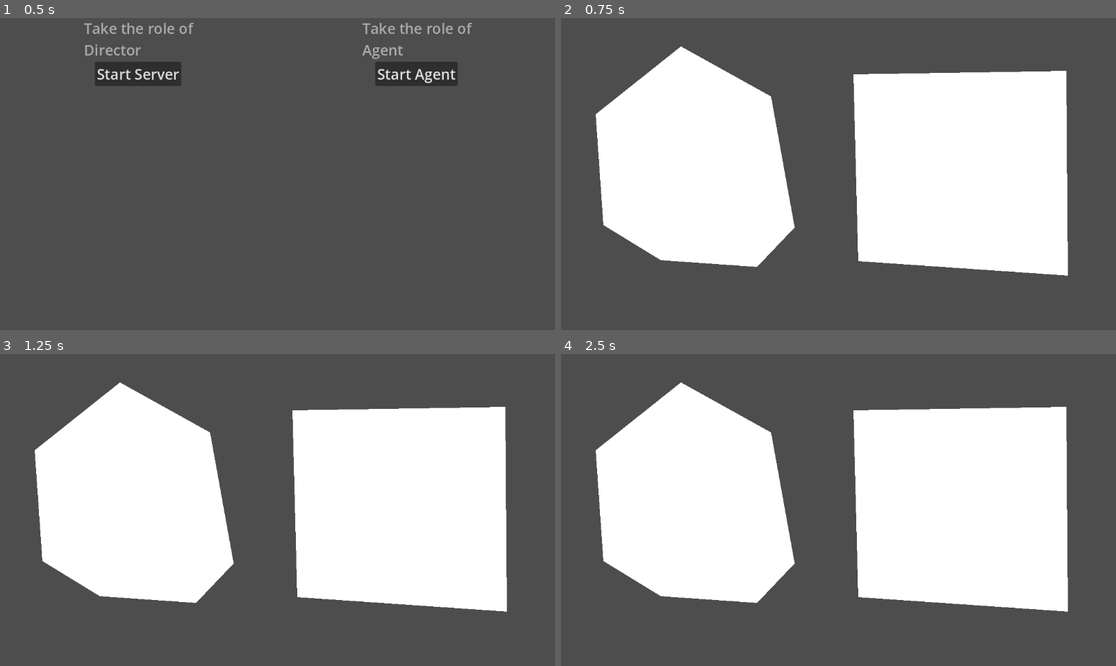
Above: before the commit, frames 1-4 (two rows, left to right).
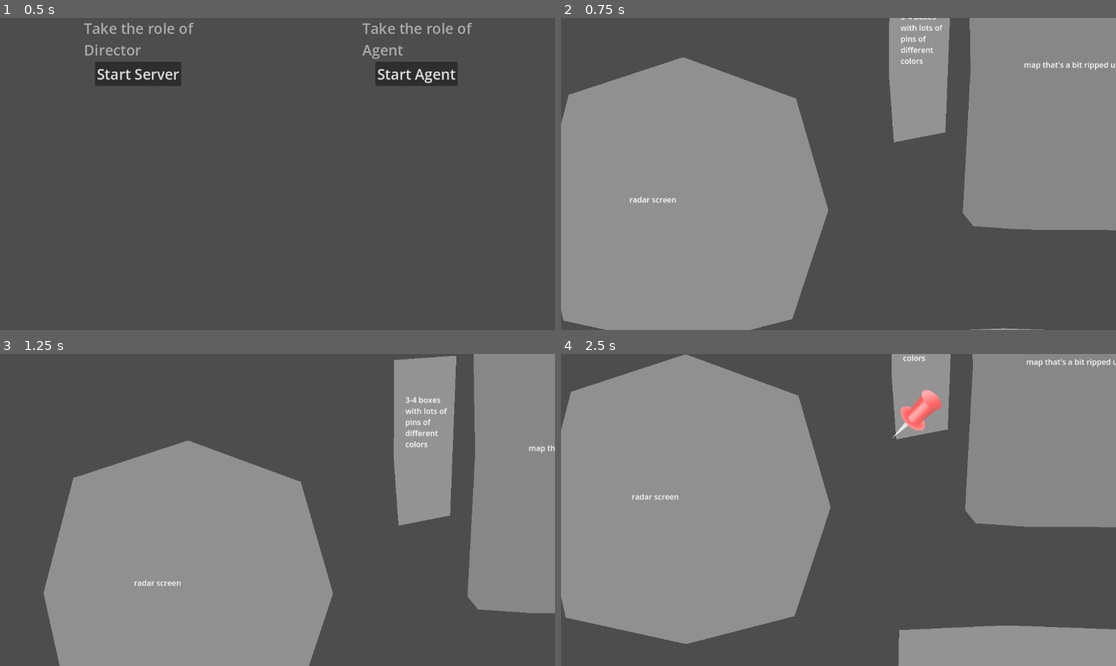
Above: after the commit, the same moments.

Repository: znichola/AAA-lvlup24
Game: Godot game, scene res://src/main/main.tscn
The game is run twice, just before and just after one commit, with the same random seed, the same clock (stepped at 60 frames per second) and the same inputs. The engine's default icon, where the game draws it, is replaced by a stand-in: a white triangle on a blue panel in a dark square.
Inputs (mouse positions are in pixels of both pictures, inside the frame that each line leads up to):
- Up to frame 1 (0.5 s): no input
- Up to frame 2 (0.75 s): click "Start Server" at 0.5 s
- Up to frame 3 (1.25 s): no input
- Up to frame 4 (2.5 s): move the mouse to (960, 494) at 1.27 s; press the mouse at (960, 494) at 1.28 s; hold D (right) 1.28-2.03 s; move the mouse to (727, 525) at 2.02 s; release the mouse at (727, 525) at 2.03 s; hold S (down) from 2.03 s (still down); right-click (727, 525) at 2.1 s

Frame 1 is identical in both runs. In frame 2, 71% of the frame differs, in the area x 0-100%, y 0-100%; in frame 3, 69%; in frame 4, 75%.

Commit message:
directors screen mockup

Diff:
--- /dev/null
+++ b/src/console/console.tscn
@@ -0,0 +1,16 @@
+[gd_scene format=3 uid="uid://tbxa5sx42wi4"]
+
+[node name="Console" type="Node2D"]
+
+[node name="buttons-rough" type="Polygon2D" parent="."]
+position = Vector2(-45, 321)
+color = Color(1, 1, 1, 0.392157)
+polygon = PackedVector2Array(65, -293, 60, -6, 298, -20, 538, -6, 529, -294, 286, -303)
+
+[node name="RichTextLabel" type="RichTextLabel" parent="."]
+offset_left = 94.0
+offset_top = 147.0
+offset_right = 471.0
+offset_bottom = 191.0
+text = "console with some stats displayed as text and some other cool computer stuff as well"
+metadata/_edit_use_anchors_ = true
--- /dev/null
+++ b/src/director/CenterPoint.gd
@@ -0,0 +1,12 @@
+extends Node2D
+
+
+# Called when the node enters the scene tree for the first time.
+func _ready():
+	pass # Replace with function body.
+
+
+# Called every frame. 'delta' is the elapsed time since the previous frame.
+func _process(delta):
+	#if get_local_mouse_position().length() > 400:
+	position = get_local_mouse_position()
--- a/src/director/director.tscn
+++ b/src/director/director.tscn
@@ -1,14 +1,27 @@
-[gd_scene load_steps=2 format=3 uid="uid://b61ywignrgouq"]
+[gd_scene load_steps=6 format=3 uid="uid://b61ywignrgouq"]
 
 [ext_resource type="Script" path="res://src/networking/server.gd" id="1_3qvbt"]
+[ext_resource type="PackedScene" uid="uid://ds524h062j82b" path="res://src/map/map.tscn" id="2_d2srj"]
+[ext_resource type="PackedScene" uid="uid://580ak3ggwex5" path="res://src/radar/radar.tscn" id="3_20y4g"]
+[ext_resource type="PackedScene" uid="uid://tbxa5sx42wi4" path="res://src/console/console.tscn" id="4_qcygl"]
+[ext_resource type="Script" path="res://src/director/CenterPoint.gd" id="5_h4jv7"]
 
 [node name="Director" type="Node2D"]
 script = ExtResource("1_3qvbt")
 
-[node name="Polygon2D" type="Polygon2D" parent="."]
-position = Vector2(2, -49)
-polygon = PackedVector2Array(70, 249, 247, 108, 434, 212, 483, 484, 405, 566, 205, 552, 86, 479)
+[node name="Map" parent="." instance=ExtResource("2_d2srj")]
+position = Vector2(146, -542)
 
-[node name="Polygon2D2" type="Polygon2D" parent="."]
-position = Vector2(-6, -39)
-polygon = PackedVector2Array(623, 544, 1058, 574, 1055, 149, 613, 156)
+[node name="Radar" parent="." instance=ExtResource("3_20y4g")]
+position = Vector2(-724, -316)
+
+[node name="Console" parent="." instance=ExtResource("4_qcygl")]
+position = Vector2(-1, 229)
+
+[node name="CameraTarget" type="Node2D" parent="."]
+script = ExtResource("5_h4jv7")
+
+[node name="Camera2D" type="Camera2D" parent="CameraTarget"]
+process_callback = 0
+position_smoothing_enabled = true
+editor_draw_limits = true
--- /dev/null
+++ b/src/map/map.tscn
@@ -0,0 +1,31 @@
+[gd_scene load_steps=2 format=3 uid="uid://ds524h062j82b"]
+
+[ext_resource type="PackedScene" uid="uid://caegekivcjox2" path="res://src/pins/pin_scene.tscn" id="1_oyka2"]
+
+[node name="Map" type="Node2D"]
+
+[node name="map-rought-outline" type="Polygon2D" parent="."]
+color = Color(1, 1, 1, 0.333333)
+polygon = PackedVector2Array(23, 76, 22, 14, 108, 10, 211, 21, 564, 7, 588, 45, 561, 162, 589, 481, 596, 572, 547, 591, 450, 586, 132, 584, 32, 577, 10, 550, 26, 254)
+
+[node name="RichTextLabel" type="RichTextLabel" parent="."]
+offset_left = 137.0
+offset_top = 230.0
+offset_right = 500.0
+offset_bottom = 529.0
+text = "map that's a bit ripped up and stained"
+
+[node name="PinScene" parent="." instance=ExtResource("1_oyka2")]
+
+[node name="pins bin" type="Polygon2D" parent="."]
+position = Vector2(-297, -535)
+color = Color(1, 1, 1, 0.392157)
+polygon = PackedVector2Array(154, 800, 155, 594, 284, 585, 271, 917, 164, 938)
+
+[node name="RichTextLabel2" type="RichTextLabel" parent="."]
+offset_left = -119.0
+offset_top = 130.0
+offset_right = -18.0
+offset_bottom = 479.0
+text = "3-4 boxes with lots of pins of different colors
+"
--- /dev/null
+++ b/src/radar/radar.tscn
@@ -0,0 +1,14 @@
+[gd_scene format=3 uid="uid://580ak3ggwex5"]
+
+[node name="Radar" type="Node2D"]
+
+[node name="Polygon2D" type="Polygon2D" parent="."]
+color = Color(1, 1, 1, 0.376471)
+polygon = PackedVector2Array(0, 317, 62, 78, 300, 0, 534, 86, 601, 318, 526, 544, 301, 602, 51, 547)
+
+[node name="RichTextLabel2" type="RichTextLabel" parent="."]
+offset_left = 188.0
+offset_top = 284.0
+offset_right = 475.0
+offset_bottom = 371.0
+text = "radar screen"
